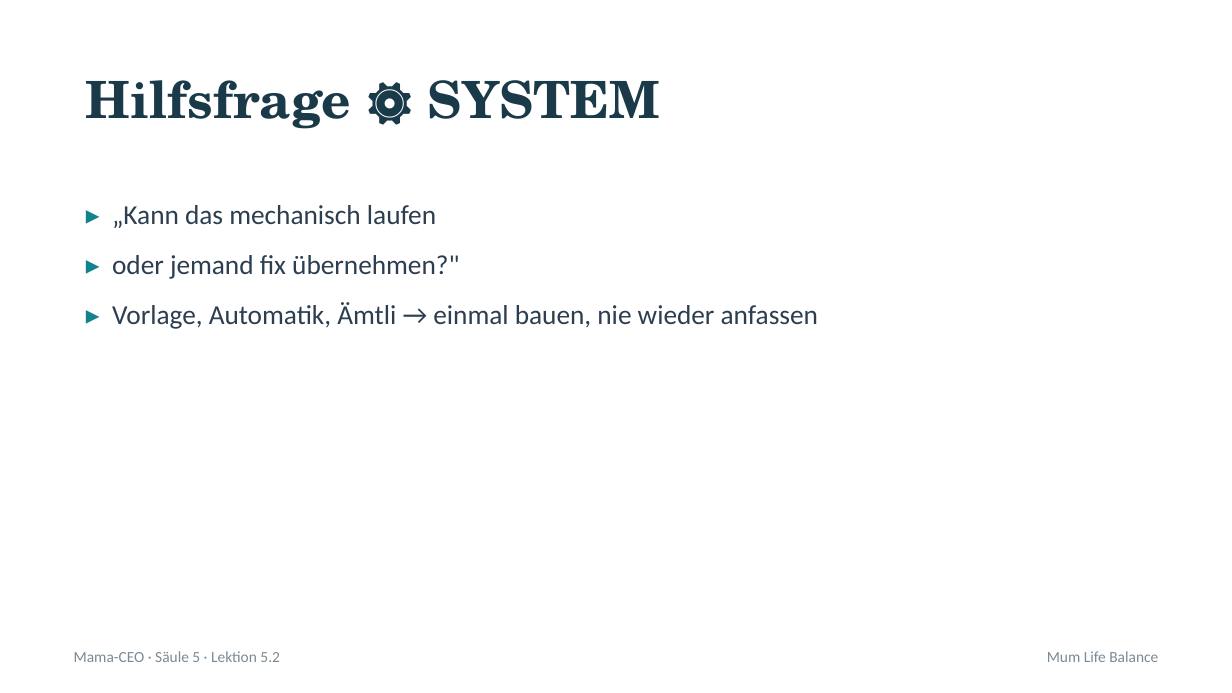
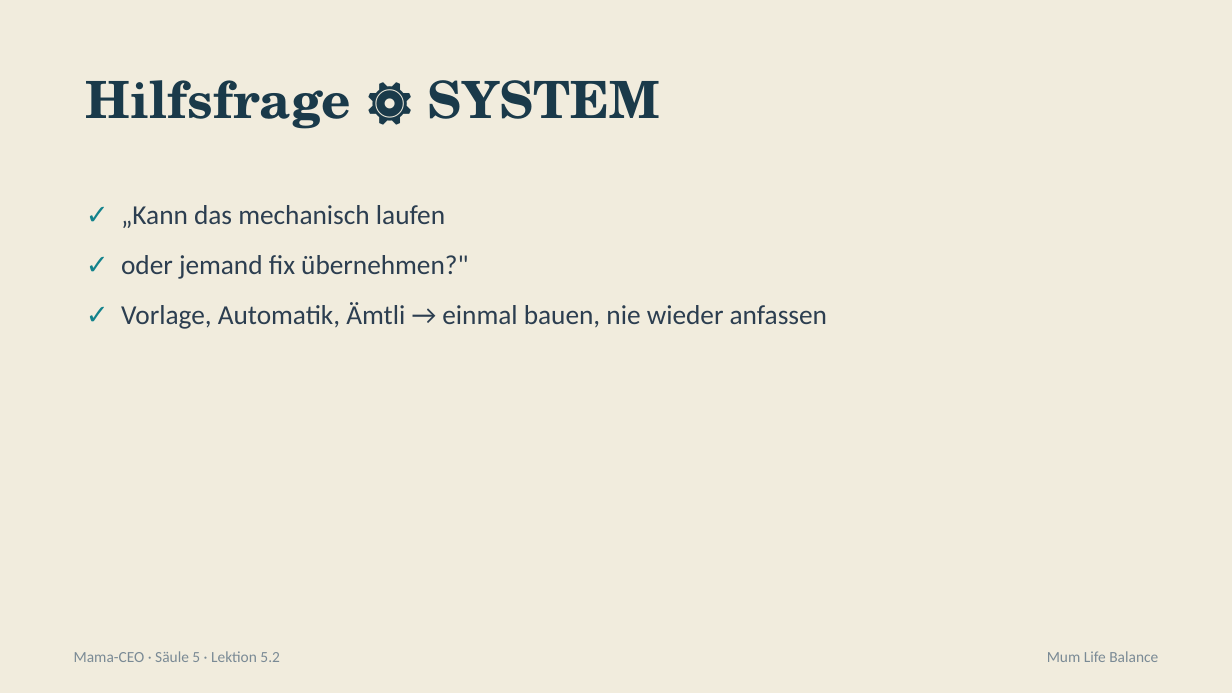
Before and after one commit to pnulmann-hue/mumlifebalance-workspace, a slide deck: slide 7 of outputs/produkte/mama-ceo/03-praesentationen/saeule-5/02-lektion-5-2.pptx. Drawn at 1232x693 pixels with LibreOffice and Linux fonts; fonts in the diff are those of the drawing. Boxes give left, top, right and bottom in pixels: in the first picture for what was removed or moved away, otherwise in the second. Text is boxed around its words. In the diff, an @@ line names an element or a change of style, - is before the commit and + after.

```diff
--- a/outputs/produkte/mama-ceo/03-praesentationen/saeule-5/02-lektion-5-2.pptx
+++ b/outputs/produkte/mama-ceo/03-praesentationen/saeule-5/02-lektion-5-2.pptx
@@ background #FFFFFF to #F1ECDD @@
@@ text at [121,205,827,329]: text changed @@
-▸ „Kann das mechanisch laufen
-▸ oder jemand fix übernehmen?"
-▸ Vorlage, Automatik, Ämtli → einmal bauen, nie wieder anfassen
+✓ „Kann das mechanisch laufen
+✓ oder jemand fix übernehmen?"
+✓ Vorlage, Automatik, Ämtli → einmal bauen, nie wieder anfassen
```
Also in this commit, not shown: 11 other slides changed, 13 other files.
